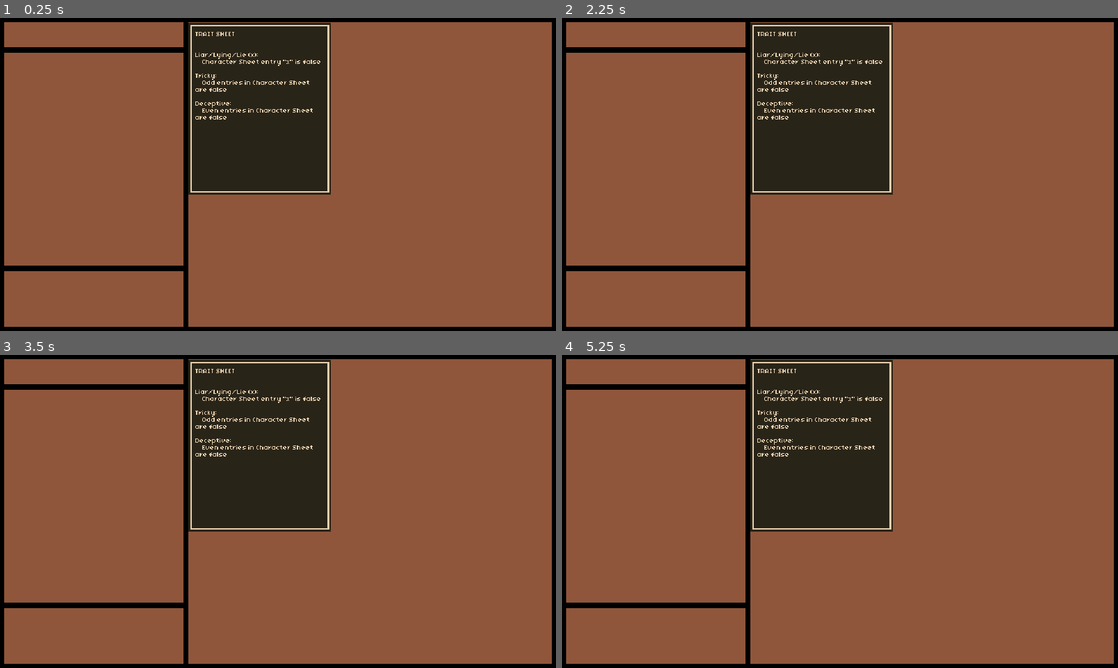
Above: before the commit, frames 1-4 (two rows, left to right).
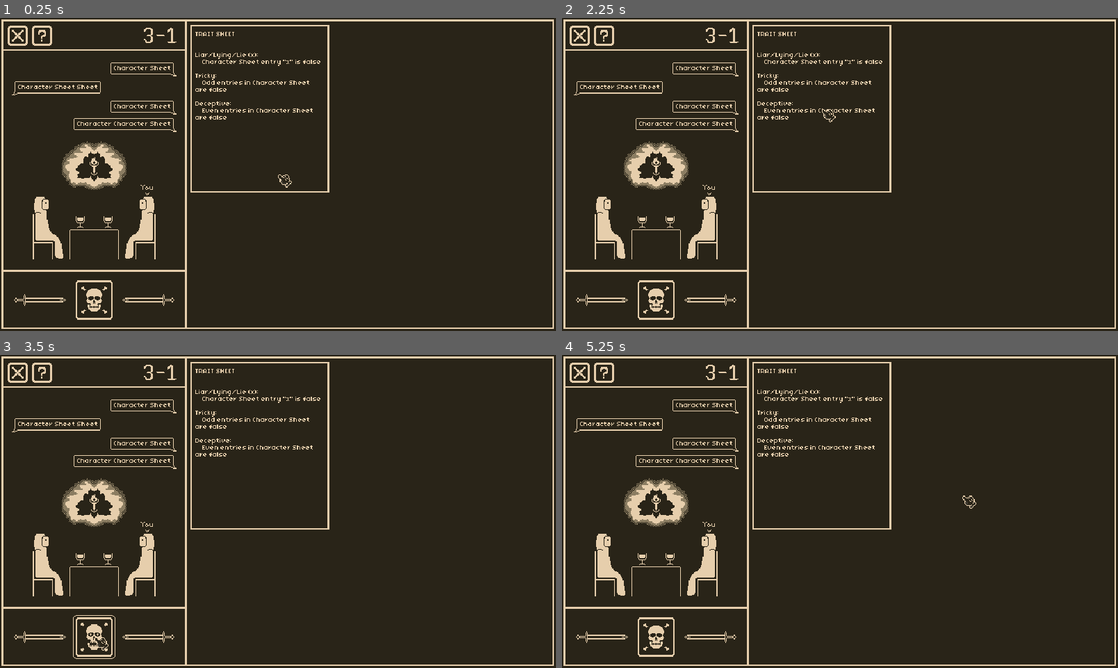
Above: after the commit, the same moments.

Repository: AdamRusv/poison-game
Game: Godot game, scene res://1_Scenes/0_Screens/gameplay.tscn
The game is run twice, just before and just after one commit, with the same random seed, the same clock (stepped at 60 frames per second) and the same inputs.
Inputs (mouse positions are in pixels of both pictures, inside the frame that each line leads up to):
- Up to frame 1 (0.25 s): no input
- Up to frame 2 (2.25 s): click (823, 108) at 0.52 s; click (656, 299) at 1.27 s; click (823, 108) at 2.02 s
- Up to frame 3 (3.5 s): click (94, 636) at 2.77 s
- Up to frame 4 (5.25 s): click (823, 445) at 3.52 s; click (656, 636) at 4.27 s; tap Enter at 5 s; move the mouse to (962, 495) at 5.02 s; click (962, 495) at 5.1 s

The runs differ from the first frame. In frame 1, 86% of the frame differs, in the area x 0-100%, y 0-100%; in frame 2, 86%; in frame 3, 86%; in frame 4, 86%.

Commit message:
poison button

Diff:
--- a/1_Scenes/0_Screens/gameplay.tscn
+++ b/1_Scenes/0_Screens/gameplay.tscn
@@ -1,8 +1,16 @@
 [gd_scene format=3 uid="uid://b30uvlt6um85f"]
 
+[ext_resource type="Script" uid="uid://c3o8kvypxk7ko" path="res://2_Scripts/2_Independent/gameplay manager.gd" id="1_0sltt"]
 [ext_resource type="Texture2D" uid="uid://cgkjx4wb04kro" path="res://0_Art/2_PNGs/test layout background.png" id="1_lv7np"]
 [ext_resource type="Script" uid="uid://4xhbwaoygr14" path="res://2_Scripts/2_Independent/playmat manager.gd" id="2_lv7np"]
 [ext_resource type="Texture2D" uid="uid://cvg0nvvipe48r" path="res://0_Art/2_PNGs/placeholder mockup.png" id="3_82xv0"]
+[ext_resource type="Texture2D" uid="uid://dy254ypb8l7vp" path="res://0_Art/2_PNGs/poison button-Sheet.png" id="4_gngdi"]
+[ext_resource type="Script" uid="uid://dsk6k5x0e30hn" path="res://2_Scripts/2_Independent/poison manager.gd" id="6_pq3d1"]
+[ext_resource type="Script" uid="uid://v10r8rve43tc" path="res://2_Scripts/2_Independent/cups manager.gd" id="7_3udmd"]
+
+[sub_resource type="AtlasTexture" id="AtlasTexture_504ay"]
+atlas = ExtResource("4_gngdi")
+region = Rect2(0, 0, 209, 64)
 
 [node name="Gameplay" type="Control" unique_id=1427164321]
 layout_mode = 3
@@ -11,6 +19,7 @@
 anchor_bottom = 1.0
 grow_horizontal = 2
 grow_vertical = 2
+script = ExtResource("1_0sltt")
 
 [node name="MarginContainer" type="MarginContainer" parent="." unique_id=1928083459]
 layout_mode = 1
@@ -104,9 +113,7 @@
 clip_contents = true
 layout_mode = 2
 
-[node name="TextureRect" type="TextureRect" parent="." unique_id=904773487]
-visible = false
-z_index = 114
+[node name="Flat Mockup" type="TextureRect" parent="." unique_id=904773487]
 layout_mode = 1
 anchors_preset = 15
 anchor_right = 1.0
@@ -115,3 +122,48 @@
 grow_vertical = 2
 mouse_filter = 2
 texture = ExtResource("3_82xv0")
+
+[node name="Poison Texture" type="TextureRect" parent="." unique_id=1840736645 node_paths=PackedStringArray("gameplayManager", "poisonTexture", "poisonButton")]
+layout_mode = 0
+offset_left = 4.0
+offset_top = 292.0
+offset_right = 213.0
+offset_bottom = 356.0
+texture = SubResource("AtlasTexture_504ay")
+stretch_mode = 3
+script = ExtResource("6_pq3d1")
+gameplayManager = NodePath("..")
+poisonTexture = NodePath(".")
+poisonButton = NodePath("poison button")
+
+[node name="poison button" type="Button" parent="Poison Texture" unique_id=2059727328]
+layout_mode = 0
+offset_left = 83.0
+offset_top = 10.0
+offset_right = 126.0
+offset_bottom = 55.0
+focus_mode = 0
+flat = true
+
+[node name="Cups" type="Control" parent="." unique_id=1225528218 node_paths=PackedStringArray("gameplayManager", "opponentDetectionZone", "playerDetectionZone")]
+anchors_preset = 0
+offset_right = 40.0
+offset_bottom = 40.0
+script = ExtResource("7_3udmd")
+gameplayManager = NodePath("..")
+opponentDetectionZone = NodePath("opponent cup detection zone")
+playerDetectionZone = NodePath("player cup detection zone")
+
+[node name="opponent cup detection zone" type="Control" parent="Cups" unique_id=1727036711]
+anchors_preset = 0
+offset_left = 83.0
+offset_top = 209.0
+offset_right = 102.0
+offset_bottom = 237.0
+
+[node name="player cup detection zone" type="Control" parent="Cups" unique_id=376065848]
+anchors_preset = 0
+offset_left = 115.0
+offset_top = 209.0
+offset_right = 134.0
+offset_bottom = 237.0
--- a/1_Scenes/0_Screens/overlay.tscn
+++ b/1_Scenes/0_Screens/overlay.tscn
@@ -3,6 +3,7 @@
 [ext_resource type="Script" uid="uid://cukm107wdraq2" path="res://2_Scripts/2_Independent/cursor manager.gd" id="1_ncivp"]
 [ext_resource type="Texture2D" uid="uid://pid10cr8mcuy" path="res://0_Art/2_PNGs/cursor-Sheet.png" id="2_i53fj"]
 [ext_resource type="Material" uid="uid://t1e6kib2odfk" path="res://4_Shaders/1_Materials/ppf.tres" id="2_uy6oh"]
+[ext_resource type="Texture2D" uid="uid://bqv6rpoaa8o78" path="res://0_Art/2_PNGs/poison vile cursor-Sheet.png" id="3_tbbhu"]
 
 [sub_resource type="AtlasTexture" id="AtlasTexture_i53fj"]
 atlas = ExtResource("2_i53fj")
@@ -26,6 +27,28 @@
 "speed": 5.0
 }]
 
+[sub_resource type="AtlasTexture" id="AtlasTexture_1r6ij"]
+atlas = ExtResource("3_tbbhu")
+region = Rect2(32, 0, 32, 32)
+
+[sub_resource type="AtlasTexture" id="AtlasTexture_3unbd"]
+atlas = ExtResource("3_tbbhu")
+region = Rect2(0, 0, 32, 32)
+
+[sub_resource type="SpriteFrames" id="SpriteFrames_pq3d1"]
+animations = [{
+"frames": [{
+"duration": 1.0,
+"texture": SubResource("AtlasTexture_1r6ij")
+}, {
+"duration": 1.0,
+"texture": SubResource("AtlasTexture_3unbd")
+}],
+"loop": 1,
+"name": &"default",
+"speed": 5.0
+}]
+
 [node name="Overlay" type="Control" unique_id=2084235641]
 layout_mode = 3
 anchors_preset = 15
@@ -38,20 +61,24 @@
 position = Vector2(320, 180)
 
 [node name="CanvasLayer" type="CanvasLayer" parent="." unique_id=1022946578]
-visible = false
 
-[node name="Cursor" type="Control" parent="CanvasLayer" unique_id=932440608 node_paths=PackedStringArray("imageNode")]
+[node name="Cursor" type="Control" parent="CanvasLayer" unique_id=932440608 node_paths=PackedStringArray("defaultCursor", "poisonVileCursor")]
 layout_mode = 3
 anchors_preset = 0
 offset_right = 40.0
 offset_bottom = 40.0
 mouse_filter = 2
 script = ExtResource("1_ncivp")
-imageNode = NodePath("AnimatedSprite2D")
+defaultCursor = NodePath("default")
+poisonVileCursor = NodePath("poison vile")
 
-[node name="AnimatedSprite2D" type="AnimatedSprite2D" parent="CanvasLayer/Cursor" unique_id=1329314917]
+[node name="default" type="AnimatedSprite2D" parent="CanvasLayer/Cursor" unique_id=1329314917]
 position = Vector2(14, 14)
 sprite_frames = SubResource("SpriteFrames_i53fj")
+
+[node name="poison vile" type="AnimatedSprite2D" parent="CanvasLayer/Cursor" unique_id=2134445894]
+position = Vector2(1, 1)
+sprite_frames = SubResource("SpriteFrames_pq3d1")
 
 [node name="CanvasLayer2" type="CanvasLayer" parent="." unique_id=1263083811]
 visible = false
--- /dev/null
+++ b/2_Scripts/0_Autoload/global references.gd
@@ -0,0 +1,3 @@
+extends Node
+
+var cursor : CustomCursor
--- /dev/null
+++ b/2_Scripts/2_Independent/cups manager.gd
@@ -0,0 +1,37 @@
+extends Control
+
+class_name CupsManager
+
+@export_category("References")
+@export var gameplayManager : GameplayManager
+@export var opponentDetectionZone : Control
+@export var playerDetectionZone : Control
+
+func _ready() -> void:
+	_set_connections()
+func _set_connections():
+	opponentDetectionZone.mouse_entered.connect(_on_enter_opponent_cup)
+	playerDetectionZone.mouse_entered.connect(_on_enter_player_cup)
+	opponentDetectionZone.mouse_exited.connect(_on_exit_opponent_cup)
+	playerDetectionZone.mouse_exited.connect(_on_exit_player_cup)
+
+#- - -
+func _on_enter_opponent_cup():
+	if gameplayManager.holdingPoison == false:
+		return
+	GlobalReferences.cursor.imageNode.frame = 0
+
+func _on_enter_player_cup():
+	if gameplayManager.holdingPoison == false:
+		return
+	GlobalReferences.cursor.imageNode.frame = 0
+
+func _on_exit_opponent_cup():
+	if gameplayManager.holdingPoison == false:
+		return
+	GlobalReferences.cursor.imageNode.frame = 1
+
+func _on_exit_player_cup():
+	if gameplayManager.holdingPoison == false:
+		return
+	GlobalReferences.cursor.imageNode.frame = 1
--- a/2_Scripts/2_Independent/cursor manager.gd
+++ b/2_Scripts/2_Independent/cursor manager.gd
@@ -1,13 +1,22 @@
 extends Control
 class_name CustomCursor
 
-@export var imageNode : AnimatedSprite2D
+@export_group("Cursors")
+@export var defaultCursor : AnimatedSprite2D
+##frame 0 is pouring, frame 1 is still (since swaps while being held down)
+@export var poisonVileCursor : AnimatedSprite2D
+
+var imageNode : AnimatedSprite2D
 var hotspot : Vector2 = Vector2.ZERO
 var followWhenHidden : bool = true		# if false, will auto-hide this when OS cursor is shown (e.g., alt-tab)
 
 var wasHiddenByUs : bool = false
 
 func _ready() -> void:
+	GlobalReferences.cursor = self
+	_hide_all_cursors()
+	_swap_cursor_to(defaultCursor)
+
 	z_index = 4096
 	top_level = true
 	set_anchors_preset(Control.PRESET_TOP_LEFT)
@@ -60,3 +69,16 @@
 
 func _is_os_cursor_hidden() -> bool:
 	return Input.get_mouse_mode() == Input.MOUSE_MODE_HIDDEN
+
+#-------------------------
+func _hide_all_cursors():
+	defaultCursor.visible = false
+	poisonVileCursor.visible = false
+
+##grab reference from this script
+func _swap_cursor_to(newCursor : AnimatedSprite2D):
+	if imageNode != null:
+		imageNode.visible = false
+
+	imageNode = newCursor
+	imageNode.visible = true
--- /dev/null
+++ b/2_Scripts/2_Independent/gameplay manager.gd
@@ -0,0 +1,5 @@
+extends Control
+
+class_name GameplayManager
+
+var holdingPoison : bool = false
--- /dev/null
+++ b/2_Scripts/2_Independent/poison manager.gd
@@ -0,0 +1,56 @@
+extends Control
+
+class_name PoisonManager
+
+@export_category("References")
+@export var gameplayManager : GameplayManager
+@export var poisonTexture : TextureRect
+@export var poisonButton : Button
+
+const NEUTRAL_POISON : Rect2 = Rect2(0, 0, 209, 64)
+const HOVERED_POISON : Rect2 = Rect2(209, 0, 209, 64)
+const GRABBED_POISON : Rect2 = Rect2(418, 0, 209, 64)
+
+func _ready() -> void:
+	_set_connections()
+func _set_connections():
+	poisonButton.mouse_entered.connect(_on_enter)
+	poisonButton.mouse_exited.connect(_on_exit)
+	poisonButton.button_down.connect(_on_down)
+	poisonButton.button_up.connect(_on_up)
+
+#- - -
+func _on_enter():
+	if gameplayManager.holdingPoison == true:
+		return
+	_set_poison_texture_to(HOVERED_POISON)
+
+func _on_exit():
+	if gameplayManager.holdingPoison == true:
+		return
+	_set_poison_texture_to(NEUTRAL_POISON)
+
+func _on_down():
+	gameplayManager.holdingPoison = true
+	_set_poison_texture_to(GRABBED_POISON)
+	GlobalReferences.cursor._swap_cursor_to(GlobalReferences.cursor.poisonVileCursor)
+
+func _on_up():
+	if _is_mouse_over_poison_button() == true:
+		_set_poison_texture_to(HOVERED_POISON)
+
+	else:
+		_set_poison_texture_to(NEUTRAL_POISON)
+
+	GlobalReferences.cursor._swap_cursor_to(GlobalReferences.cursor.defaultCursor)
+	gameplayManager.holdingPoison = false
+
+#--------------------------
+func _set_poison_texture_to(newRect : Rect2):
+	var atlasTexture : AtlasTexture = poisonTexture.texture
+	atlasTexture.region = newRect
+
+#-
+func _is_mouse_over_poison_button() -> bool:
+	var mousePos : Vector2 = get_global_mouse_position()
+	return poisonButton.get_global_rect().has_point(mousePos)
--- a/project.godot
+++ b/project.godot
@@ -25,6 +25,7 @@
 Keybinds="*uid://c8fo37kjonfjo"
 TweenManager="*uid://c6ojkbins2v4b"
 SoundManager="*uid://d3n8iwlhwslg6"
+GlobalReferences="*uid://be1788pmjydet"
 Overlay="*uid://sp4m3qieichu"
 
 [debug]
Binary file changed: 0_Art/0_Aseprite (.ase)/placeholder mockup.aseprite
Binary file added: 0_Art/0_Aseprite (.ase)/poison button.aseprite
Binary file added: 0_Art/0_Aseprite (.ase)/poison vile cursor.aseprite
Binary file changed: 0_Art/2_PNGs/placeholder mockup.png
Binary file added: 0_Art/2_PNGs/poison button-Sheet.png
Not shown, added: 0_Art/2_PNGs/poison button-Sheet.png.import
Binary file added: 0_Art/2_PNGs/poison vile cursor-Sheet.png
Not shown, added: 0_Art/2_PNGs/poison vile cursor-Sheet.png.import
Not shown, added: 2_Scripts/0_Autoload/global references.gd.uid
Not shown, added: 2_Scripts/2_Independent/cups manager.gd.uid
Not shown, added: 2_Scripts/2_Independent/gameplay manager.gd.uid
Not shown, added: 2_Scripts/2_Independent/poison manager.gd.uid
